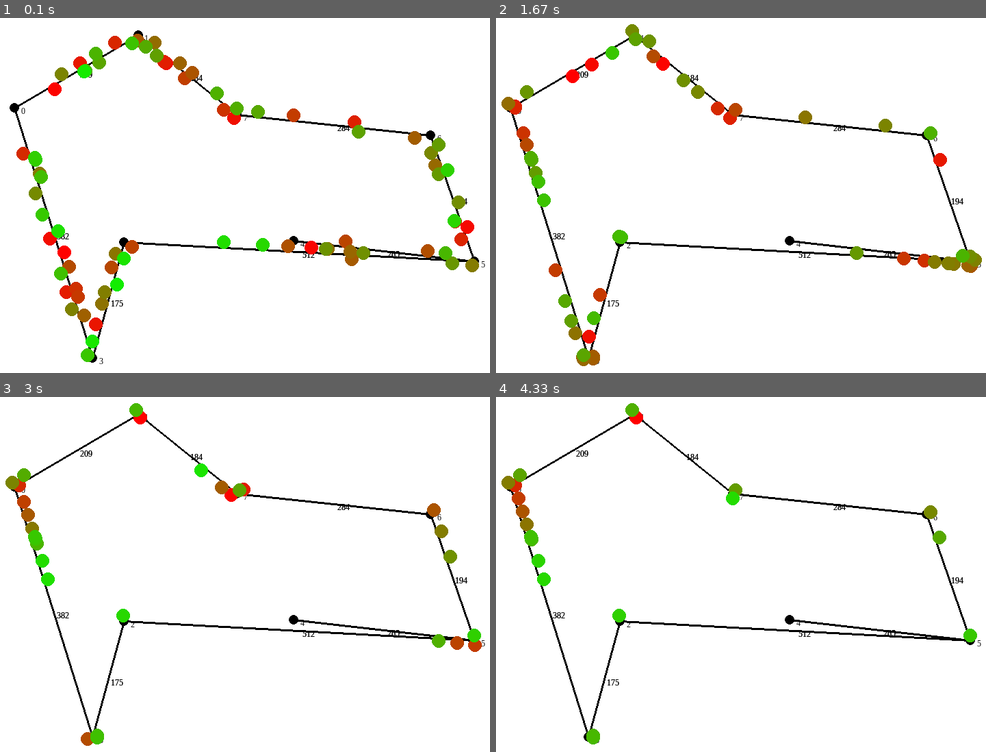
Above: before the commit, frames 1-4 (two rows, left to right).
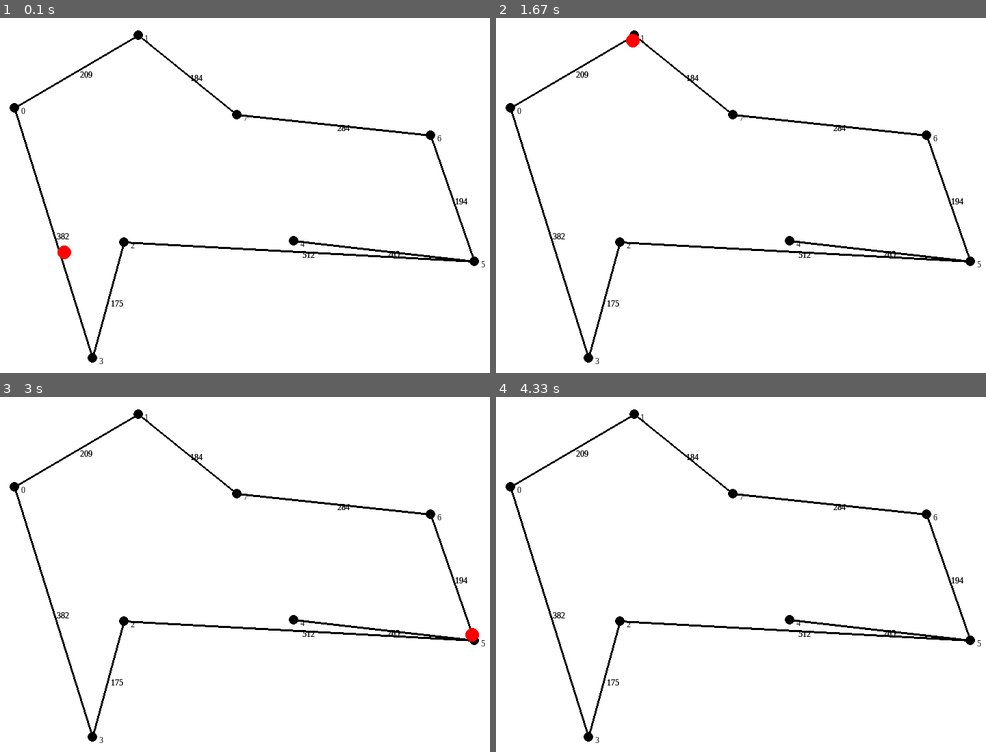
Above: after the commit, the same moments.

Repository: Ickaser/car-graph-viz
Game: pygame game, started from main_pygame.py
Two runs of this game, one before a commit and one after it. Both use one fixed random seed, a clock stepped at 60 frames per second and the inputs below.
Inputs:
- Up to frame 1 (0.1 s): no input
- Up to frame 2 (1.67 s): no input
- Up to frame 3 (3 s): no input
- Up to frame 4 (4.33 s): no input

The runs differ from the first frame. In frame 1, 5.7% of the frame differs, in the area x 3-98%, y 4-97%; in frame 2, 3.7%; in frame 3, 2.1%; in frame 4, 1.5%.

Commit message:
A* still bad
Looking at individual car: skips around a little bit. Something is wrong.

Diff:
--- a/main_pygame.py
+++ b/main_pygame.py
@@ -14,7 +14,7 @@
 size = (800, 800)
 
 # configurable values used when generating cars
-carsNum = 80
+carsNum = 1
 carSize = 20
 stepsNum = 1
 carAccel = 3
